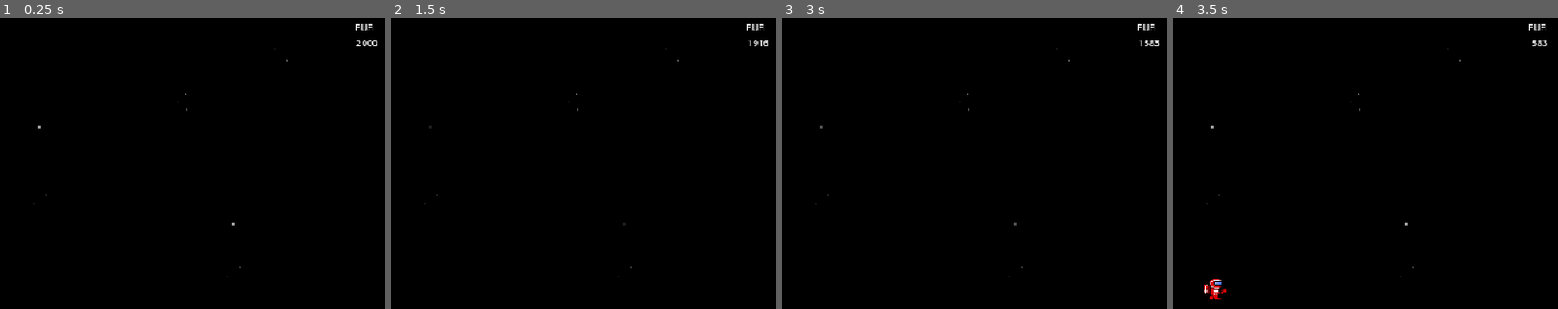
Above: before the commit, frames 1-4 (left to right).
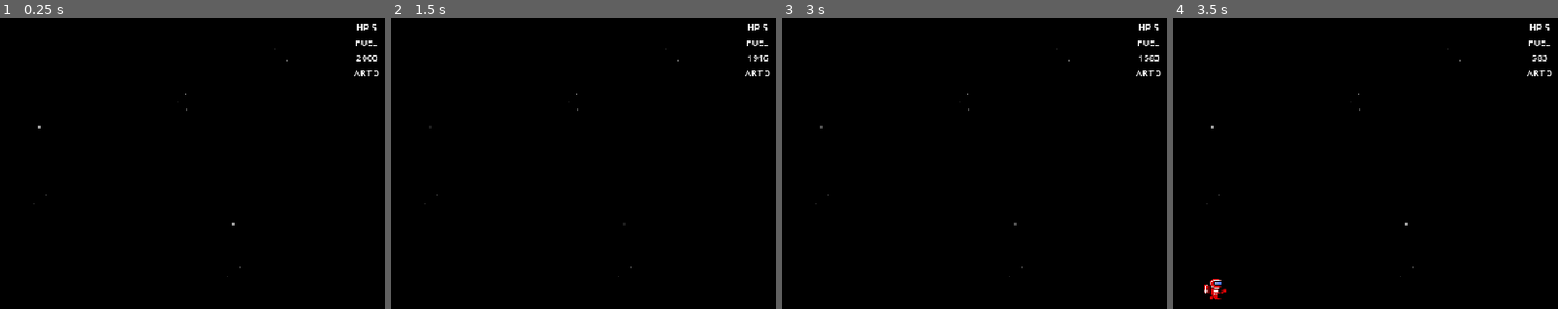
Above: after the commit, the same moments.

Repository: mattfister/extranaut
Game: Godot game, scene res://scenes/campaign.tscn
Same seed, same stepped clock (60 frames per second), same inputs: the game is played once before the commit and once after it.
Inputs:
- Up to frame 1 (0.25 s): no input
- Up to frame 2 (1.5 s): tap Enter at 0.5 s; hold Right (move_right) 0.53-1.28 s; hold Z (fire) 0.53-1.28 s; tap Space at 0.77 s; tap Up (jetpack) at 0.8, 1.35 s; hold Left (move_left) from 1.28 s (still down)
- Up to frame 3 (3 s): tap Space at 1.52, 2.75 s; tap Z (fire) at 1.55 s; release Left (move_left) at 2.03 s; hold Right (move_right) 2.03-2.78 s; hold Z (fire) 2.03-2.78 s; tap Up (jetpack) at 2.3, 2.85 s; hold W from 2.78 s (still down)
- Up to frame 4 (3.5 s): keep holding W; tap Space at 3.02 s; tap Z (fire) at 3.05 s
The pictures show only the part of the screen within x 50-100%, y 0-50%; the shares and areas given below are measured in that part.

The runs differ from the first frame. In frame 1, 0.3% of the frame differs, in the area x 91-99%, y 2-20%; in frame 2, 0.3%; in frame 3, 0.3%; in frame 4, 0.3%.

Commit message:
Wire monsters into the campaign with checkpoint and respawn
Co-Authored-By: Claude Opus 5.5 <noreply@anthropic.com>

Diff:
--- a/scenes/campaign.gd
+++ b/scenes/campaign.gd
@@ -1,6 +1,7 @@
 extends Node2D
-## The campaign: owns the current room, the player, shots and the camera, and
-## moves between rooms when the player crosses an edge.
+## The campaign: owns the current room, the player, shots and the camera,
+## moves between rooms when the player crosses an edge, and tracks the
+## checkpoint the player respawns at.
 ## To save a screenshot and quit:
 ##   godot --path . -- --room=4,2 --shot=C:/some/file.png
 
@@ -16,6 +17,10 @@
 
 var grid := START_ROOM
 var room: Node2D
+## The room the player respawns in. Set by save points and powerups.
+var checkpoint := START_ROOM
+## Rooms (Vector2i keys) whose powerup has been collected.
+var powerups_taken := {}
 
 ## False from a transition until the player has left every exit zone, so
 ## arriving inside the opposite zone does not bounce straight back.
@@ -26,7 +31,7 @@
 @onready var _player: RigidBody2D = $Player
 @onready var _shots: Node2D = $Shots
 @onready var _camera: Camera2D = $Camera2D
-@onready var _fuel_label: Label = $Hud/Fuel
+@onready var _status_label: Label = $Hud/Fuel
 
 
 func _ready() -> void:
@@ -39,12 +44,11 @@
 		elif arg.begins_with("--shot="):
 			shot_path = arg.trim_prefix("--shot=")
 
-	room = _load_room(grid)
+	_player.shot_fired.connect(_on_shot_fired)
+	_player.died.connect(_respawn)
+	room = load_room(grid)
 	_world.add_child(room)
-	var start: Vector2 = room.player_start if room.has_player_start else ROOM_SIZE / 2.0
-	_player.global_position = room.position + start
-	_camera.position = room.position + VIEW_CENTER
-	_player.shot_fired.connect(_on_shot_fired)
+	_place_player_at_start()
 
 	if shot_path != "":
 		await get_tree().create_timer(1.0).timeout
@@ -54,7 +58,7 @@
 
 
 func _process(_delta: float) -> void:
-	_fuel_label.text = "FUEL\n%d" % int(_player.jetpack.fuel)
+	_status_label.text = "HP %d\nFUEL\n%d\nART %d" % [_player.hp, int(_player.jetpack.fuel), _player.artifacts]
 
 
 func _physics_process(_delta: float) -> void:
@@ -103,15 +107,28 @@
 			return Vector2(local.x, 720.0)
 
 
+## Instantiates the room at a grid position, placed in world space, with its
+## monsters wired to the campaign and any collected powerup removed.
+func load_room(at: Vector2i) -> Node2D:
+	var loaded: Node2D = load("res://world/rooms/room_%d_%d.tscn" % [at.x, at.y]).instantiate()
+	loaded.position = Vector2(at) * ROOM_SIZE
+	for entity in loaded.get_node("Entities").get_children():
+		if entity.is_powerup and powerups_taken.has(at):
+			entity.free()
+			continue
+		entity.shot_fired.connect(_on_shot_fired)
+		entity.save_requested.connect(_on_save_requested)
+	return loaded
+
+
 func _enter_room(next: Vector2i, step: Vector2i, local: Vector2) -> void:
 	_sliding = true
 	_exits_armed = false
 	var old_room := room
 	grid = next
-	room = _load_room(grid)
+	room = load_room(grid)
 	_world.add_child(room)
-	for shot in _shots.get_children():
-		shot.queue_free()
+	_clear_shots()
 	_player.global_position = room.position + entry_position(step, local)
 
 	get_tree().paused = true
@@ -125,12 +142,38 @@
 	_sliding = false
 
 
-func _load_room(at: Vector2i) -> Node2D:
-	var loaded: Node2D = load("res://world/rooms/room_%d_%d.tscn" % [at.x, at.y]).instantiate()
-	loaded.position = Vector2(at) * ROOM_SIZE
-	return loaded
+## Reloads the checkpoint room and puts a revived player at its start.
+func _respawn() -> void:
+	_clear_shots()
+	_world.remove_child(room)
+	room.queue_free()
+	grid = checkpoint
+	room = load_room(grid)
+	_world.add_child(room)
+	_player.revive()
+	_place_player_at_start()
+
+
+func _place_player_at_start() -> void:
+	var start: Vector2 = room.player_start if room.has_player_start else ROOM_SIZE / 2.0
+	_player.global_position = room.position + start
+	_camera.position = room.position + VIEW_CENTER
+	_exits_armed = false
+
+
+func _clear_shots() -> void:
+	for shot in _shots.get_children():
+		shot.queue_free()
 
 
 func _on_shot_fired(shot: RigidBody2D) -> void:
 	shot.bounds = Rect2(room.position, ROOM_SIZE)
 	_shots.add_child(shot)
+
+
+## A save point was activated or a powerup collected in the current room.
+func _on_save_requested(source: Node) -> void:
+	checkpoint = grid
+	_player.hp = _player.max_hp
+	if source.is_powerup:
+		powerups_taken[grid] = true
--- a/tools/test_campaign.gd
+++ b/tools/test_campaign.gd
@@ -87,6 +87,8 @@
 	_expect(camera.position == campaign.room.position + Vector2(512, 384), "camera is on the new room")
 	_expect(shots.get_child_count() == 0, "shots are cleared on transition")
 
+	await _check_checkpoint_and_respawn(campaign, player)
+	_check_powerups_taken(campaign)
 	root.remove_child(campaign)
 	campaign.free()
 	await _check_one_tile_shaft()
@@ -127,6 +129,59 @@
 		campaign.free()
 
 
+## Runs in room (5, 2), reached by the transition check above.
+func _check_checkpoint_and_respawn(campaign: Node2D, player: RigidBody2D) -> void:
+	_expect(campaign.checkpoint == Vector2i(4, 2), "the checkpoint starts at the start room")
+	# Dying returns the player to the checkpoint room with full hp.
+	player.revive()
+	player.hp = 1
+	player.hit()
+	var waited := 0
+	while campaign.grid != Vector2i(4, 2) and waited < 180:
+		await physics_frame
+		waited += 1
+	_expect(campaign.grid == Vector2i(4, 2), "death respawns in the checkpoint room, grid %s" % campaign.grid)
+	_expect(player.hp == player.max_hp and not player.is_dead(), "respawn restores full hp")
+	var local: Vector2 = player.global_position - campaign.room.position
+	_expect(local.distance_to(Vector2(480, 352)) < 80.0, "respawn is at the room's player start, at %s" % local)
+	_expect(campaign.get_node("World").get_child_count() == 1, "only the checkpoint room is loaded")
+	await _frames(30)
+
+	# Shooting the start room's save point sets the checkpoint and heals.
+	var save_point: Node = campaign.room.get_node("Entities").get_child(0)
+	campaign.checkpoint = Vector2i(0, 0)
+	player.hp = 2
+	save_point.hit()
+	_expect(campaign.checkpoint == Vector2i(4, 2), "a save point sets the checkpoint")
+	_expect(player.hp == player.max_hp, "a save point heals the player")
+
+
+func _check_powerups_taken(campaign: Node2D) -> void:
+	var world = JSON.parse_string(FileAccess.get_file_as_string("res://tools/zorta.json"))
+	var at := Vector2i(-1, -1)
+	for data in world.rooms:
+		for m in data.monsters:
+			if m[0] == "HpPowerup":
+				at = Vector2i(int(data.x), int(data.y))
+	_expect(at != Vector2i(-1, -1), "found a room with an hp powerup")
+	var fresh: Node2D = campaign.load_room(at)
+	_expect(_count_powerups(fresh) == 1, "an untouched room has its powerup")
+	fresh.free()
+	campaign.powerups_taken[at] = true
+	var revisited: Node2D = campaign.load_room(at)
+	_expect(_count_powerups(revisited) == 0, "a taken powerup does not come back")
+	revisited.free()
+	campaign.powerups_taken.erase(at)
+
+
+func _count_powerups(room: Node2D) -> int:
+	var count := 0
+	for entity in room.get_node("Entities").get_children():
+		if entity.is_powerup:
+			count += 1
+	return count
+
+
 func _check_exit_rules() -> void:
 	_expect(CampaignScript.exit_step(Vector2(480, 384)) == Vector2i.ZERO, "no exit mid-room")
 	_expect(CampaignScript.exit_step(Vector2(943, 384)) == Vector2i.RIGHT, "exit right at 943")
Not shown, changed: docs/superpowers/plans/2026-10-07-plan-3-monsters.md
Not shown, changed: docs/superpowers/specs/2026-10-07-extranaut-godot-port-design.md
